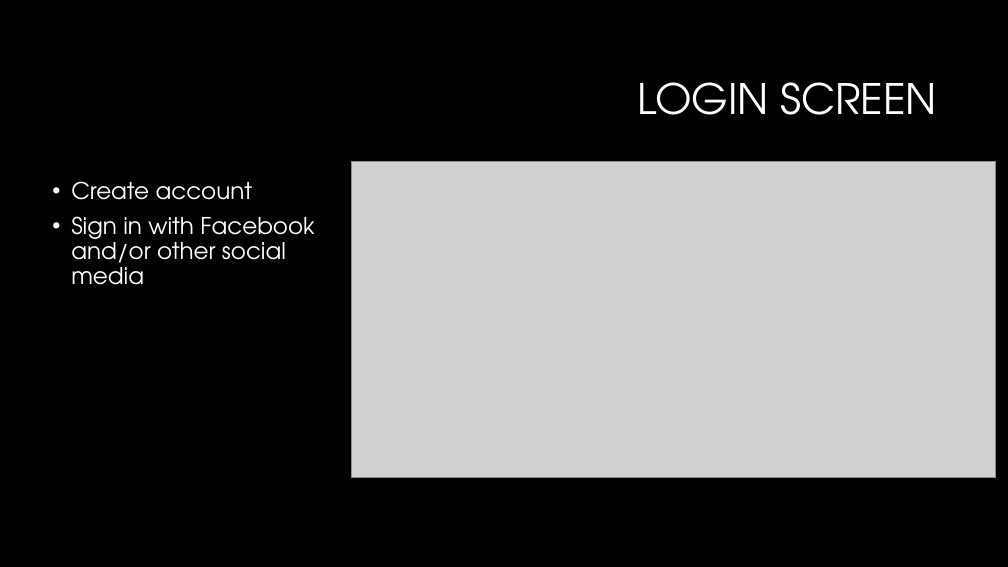
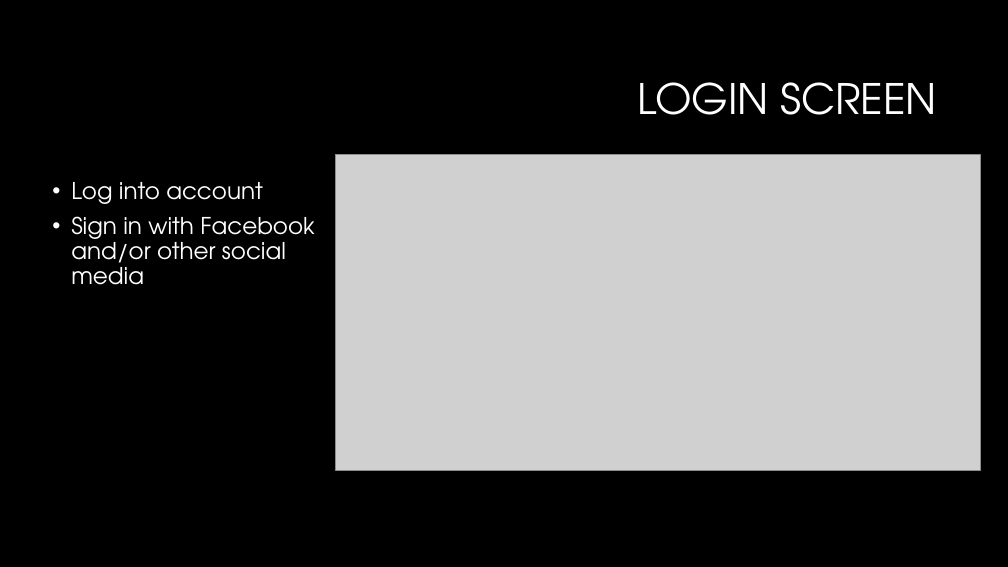
Before and after one commit to Delaware2016/team-13, a slide deck: slide 6 of Accelerate Delaware.pptx (slide 5 before the commit). Drawn at 1008x567 pixels with LibreOffice and Linux fonts; fonts in the diff are those of the drawing; grey boxes stand for pictures; background and template pictures are left out. Boxes give left, top, right and bottom in pixels: in the first picture for what was removed or moved away, otherwise in the second. Text is boxed around its words. In the diff, an @@ line names an element or a change of style, - is before the commit and + after.

```diff
--- a/Accelerate Delaware.pptx
+++ b/Accelerate Delaware.pptx
@@ picture: place and size @@
-picture at (352,162,997,478)
+picture at (336,155,981,471)
@@ text at (71,182,263,204): text changed @@
-• Create account
+• Log into account
```
Also in this commit, not shown: 1 slide added.
